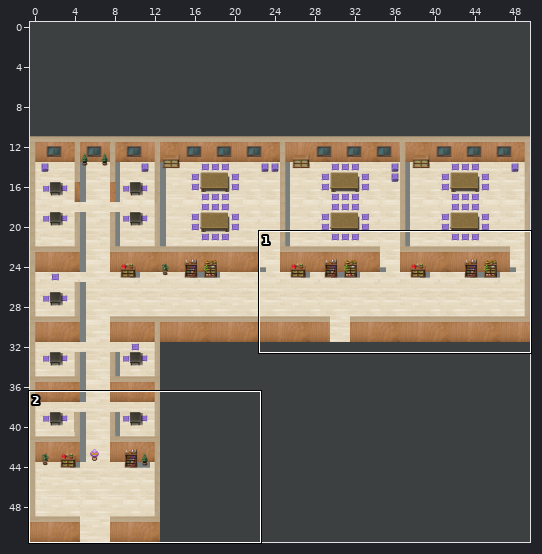
Tiled map (JSON), stored at public/map/inn.json. Above: a wide view before the commit, with the close-up outlined.
Close-up. First the earlier version:
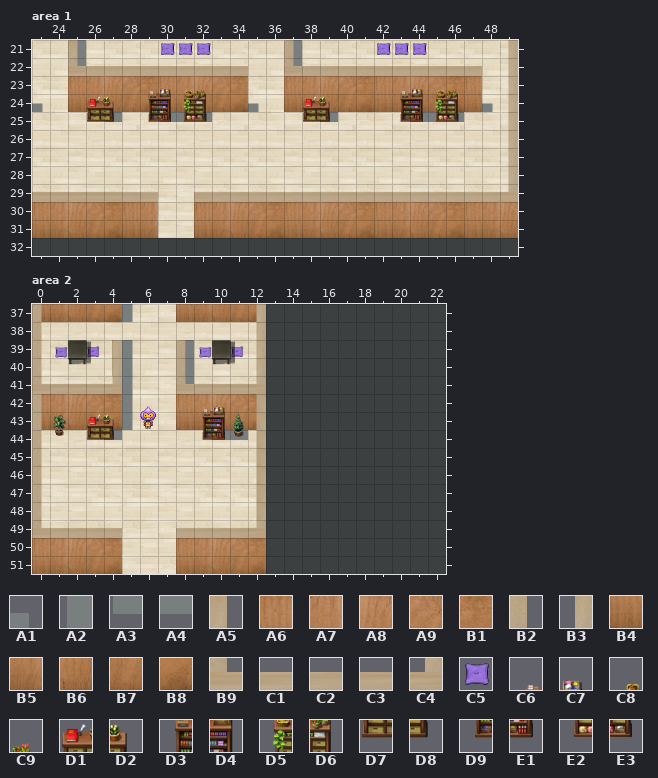
Cells are 32x32 px. Shown: area 1 x 23..49, y 21..32; area 2 x 0..22, y 37..51. The commit also changed other parts of the map, which this record leaves out.
Key: from "inn": A1 77, A2 95, A3 98, A4 99, A5 240, A6 272, A7 273, A8 274, A9 275, B1 276, B2 280, B3 284, B4 292, B5 293, B6 294, B7 295, B8 296, B9 300, C1 301, C2 302, C3 303, C4 304, C5 373, C6 394, C7 395, C8 396, C9 397, D1 412, D2 413, D3 414, D4 415, D5 416, D6 417, D7 432, D8 433, D9 434, E1 435, E2 436, E3 437.
__ is an empty cell.
Layers that did not change in this view are not listed.
Layer "shadow" before, area 1, first column x 23:
21 __ __ A2 __ __ __ __ __ __ __ __ __ __ __ A2 __ __ __ __ __ __ __ __ __ __ __ __
22 __ __ A2 __ __ __ __ __ __ __ __ __ __ __ A2 __ __ __ __ __ __ __ __ __ __ __ __
23 __ __ __ __ __ __ __ __ __ __ __ __ __ __ __ __ __ __ __ __ __ __ __ __ __ __ __
24 A1 __ __ __ __ __ __ __ __ __ __ __ A1 __ __ __ __ __ __ __ __ __ __ __ __ A1 __
25 __ __ __ __ A3 __ __ A3 A4 A4 __ __ __ __ __ __ A4 __ __ __ __ A4 A4 A4 __ __ __
26 __ __ __ __ __ __ __ __ __ __ __ __ __ __ __ __ __ __ __ __ __ __ __ __ __ __ __
27 __ __ __ __ __ __ __ __ __ __ __ __ __ __ __ __ __ __ __ __ __ __ __ __ __ __ __
28 __ __ __ __ __ __ __ __ __ __ __ __ __ __ __ __ __ __ __ __ __ __ __ __ __ __ __
29 __ __ __ __ __ __ __ __ __ __ __ __ __ __ __ __ __ __ __ __ __ __ __ __ __ __ __
30 __ __ __ __ __ __ __ __ __ __ __ __ __ __ __ __ __ __ __ __ __ __ __ __ __ __ __
31 __ __ __ __ __ __ __ __ __ __ __ __ __ __ __ __ __ __ __ __ __ __ __ __ __ __ __
32 __ __ __ __ __ __ __ __ __ __ __ __ __ __ __ __ __ __ __ __ __ __ __ __ __ __ __
Layer "wall_real" before, area 1, first column x 23:
21 __ __ __ __ __ __ __ __ __ __ __ __ __ __ __ __ __ __ __ __ __ __ __ __ __ __ __
22 __ __ __ __ __ __ __ __ __ __ __ __ __ __ __ __ __ __ __ __ __ __ __ __ __ __ __
23 __ __ A6 A7 A8 A9 B1 A6 A7 A8 A9 B1 __ __ A6 A7 A8 A9 B1 A6 A7 A8 A9 B1 A6 __ __
24 __ __ B4 B5 B6 B7 B8 B4 B5 B6 B7 B8 __ __ B4 B5 B6 B7 B8 B4 B5 B6 B7 B8 B4 __ __
25 __ __ __ __ __ __ __ __ __ __ __ __ __ __ __ __ __ __ __ __ __ __ __ __ __ __ __
26 __ __ __ __ __ __ __ __ __ __ __ __ __ __ __ __ __ __ __ __ __ __ __ __ __ __ __
27 __ __ __ __ __ __ __ __ __ __ __ __ __ __ __ __ __ __ __ __ __ __ __ __ __ __ __
28 __ __ __ __ __ __ __ __ __ __ __ __ __ __ __ __ __ __ __ __ __ __ __ __ __ __ __
29 __ __ __ __ __ __ __ __ __ __ __ __ __ __ __ __ __ __ __ __ __ __ __ __ __ __ __
30 A6 A7 A8 A9 B1 A6 A7 __ __ A6 A7 A8 A9 B1 A6 A7 A8 A9 B1 A6 A7 A8 A9 B1 A6 A7 A8
31 B4 B5 B6 B7 B8 B4 B5 __ __ B4 B5 B6 B7 B8 B4 B5 B6 B7 B8 B4 B5 B6 B7 B8 B4 B5 B6
32 __ __ __ __ __ __ __ __ __ __ __ __ __ __ __ __ __ __ __ __ __ __ __ __ __ __ __
Layer "furniture" before, area 1, first column x 23:
21 __ __ __ __ __ __ __ C5 C5 C5 __ __ __ __ __ __ __ __ __ C5 C5 C5 __ __ __ __ __
22 __ __ __ __ __ __ __ __ __ __ __ __ __ __ __ __ __ __ __ __ __ __ __ __ __ __ __
23 __ __ __ __ __ __ C6 C7 C8 C9 __ __ __ __ __ __ __ __ __ __ C6 C7 C8 C9 __ __ __
24 __ __ __ D1 D2 __ D3 D4 D5 D6 __ __ __ __ __ D1 D2 __ __ __ D3 D4 D5 D6 __ __ __
25 __ __ __ D7 D8 __ D9 E1 E2 E3 __ __ __ __ __ D7 D8 __ __ __ D9 E1 E2 E3 __ __ __
26 __ __ __ __ __ __ __ __ __ __ __ __ __ __ __ __ __ __ __ __ __ __ __ __ __ __ __
27 __ __ __ __ __ __ __ __ __ __ __ __ __ __ __ __ __ __ __ __ __ __ __ __ __ __ __
28 __ __ __ __ __ __ __ __ __ __ __ __ __ __ __ __ __ __ __ __ __ __ __ __ __ __ __
29 __ __ __ __ __ __ __ __ __ __ __ __ __ __ __ __ __ __ __ __ __ __ __ __ __ __ __
30 __ __ __ __ __ __ __ __ __ __ __ __ __ __ __ __ __ __ __ __ __ __ __ __ __ __ __
31 __ __ __ __ __ __ __ __ __ __ __ __ __ __ __ __ __ __ __ __ __ __ __ __ __ __ __
32 __ __ __ __ __ __ __ __ __ __ __ __ __ __ __ __ __ __ __ __ __ __ __ __ __ __ __
Layer "wall" before, area 1, first column x 23:
21 __ __ A5 __ __ __ __ __ __ __ __ __ __ __ B2 __ __ __ __ __ __ __ __ __ __ __ B3
22 __ __ B9 C2 C2 C2 C2 C2 C2 C2 C2 C2 __ __ B9 C2 C2 C2 C2 C2 C2 C2 C2 C2 C2 __ B3
23 __ __ __ __ __ __ __ __ __ __ __ __ __ __ __ __ __ __ __ __ __ __ __ __ __ __ B3
24 __ __ __ __ __ __ __ __ __ __ __ __ __ __ __ __ __ __ __ __ __ __ __ __ __ __ B3
25 __ __ __ __ __ __ __ __ __ __ __ __ __ __ __ __ __ __ __ __ __ __ __ __ __ __ B3
26 __ __ __ __ __ __ __ __ __ __ __ __ __ __ __ __ __ __ __ __ __ __ __ __ __ __ B3
27 __ __ __ __ __ __ __ __ __ __ __ __ __ __ __ __ __ __ __ __ __ __ __ __ __ __ B3
28 __ __ __ __ __ __ __ __ __ __ __ __ __ __ __ __ __ __ __ __ __ __ __ __ __ __ B3
29 C3 C3 C3 C3 C3 C2 C1 __ __ C1 C2 C2 C2 C2 C2 C2 C2 C2 C2 C2 C2 C2 C2 C2 C2 C2 C4
30 __ __ __ __ __ __ __ __ __ __ __ __ __ __ __ __ __ __ __ __ __ __ __ __ __ __ __
31 __ __ __ __ __ __ __ __ __ __ __ __ __ __ __ __ __ __ __ __ __ __ __ __ __ __ __
32 __ __ __ __ __ __ __ __ __ __ __ __ __ __ __ __ __ __ __ __ __ __ __ __ __ __ __
New version:
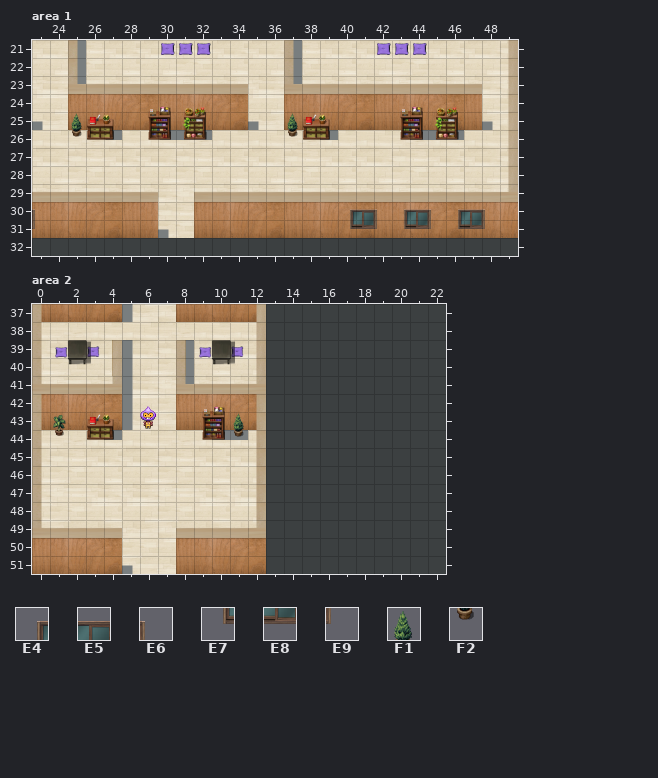
Further tiles: from "inn": E4 30, E5 31, E6 32, E7 50, E8 51, E9 52, F1 452, F2 472.
Change:
Layer "shadow", area 1:
y 23: x 25 __ -> A2; x 37 __ -> A2
y 24: x 23 A1 -> __; x 35 A1 -> __; x 48 A1 -> __
y 25: x 23 __ -> A1; x 27 A3 -> __; x 30..32 A3 A4 A4 -> __ __ __; x 35 __ -> A1; x 39 A4 -> __; x 44..46 A4 A4 A4 -> __ __ __; x 48 __ -> A1
y 26: x 27 __ -> A3; x 30..32 __ __ __ -> A3 A4 A4; x 39 __ -> A4; x 44..46 __ __ __ -> A4 A4 A4
y 31: x 30 __ -> A1
Layer "wall_real", area 1:
y 23: x 25..34 A6 A7 A8 A9 B1 A6 A7 A8 A9 B1 -> __ __ __ __ __ __ __ __ __ __; x 37..47 A6 A7 A8 A9 B1 A6 A7 A8 A9 B1 A6 -> __ __ __ __ __ __ __ __ __ __ __
y 24: x 25..34 B4 B5 B6 B7 B8 B4 B5 B6 B7 B8 -> A6 A7 A8 A9 B1 A6 A7 A8 A9 B1; x 37..47 B4 B5 B6 B7 B8 B4 B5 B6 B7 B8 B4 -> A6 A7 A8 A9 B1 A6 A7 A8 A9 B1 A6
y 25: x 25..34 __ __ __ __ __ __ __ __ __ __ -> B4 B5 B6 B7 B8 B4 B5 B6 B7 B8; x 37..47 __ __ __ __ __ __ __ __ __ __ __ -> B4 B5 B6 B7 B8 B4 B5 B6 B7 B8 B4
Layer "furniture", area 1:
y 23: x 29..32 C6 C7 C8 C9 -> __ __ __ __; x 43..46 C6 C7 C8 C9 -> __ __ __ __
y 24: x 26..27 D1 D2 -> __ __; x 29..32 D3 D4 D5 D6 -> C6 C7 C8 C9; x 38..39 D1 D2 -> __ __; x 43..46 D3 D4 D5 D6 -> C6 C7 C8 C9
y 25: x 25..27 __ D7 D8 -> F1 D1 D2; x 29..32 D9 E1 E2 E3 -> D3 D4 D5 D6; x 37..39 __ D7 D8 -> F1 D1 D2; x 43..46 D9 E1 E2 E3 -> D3 D4 D5 D6
y 26: x 25..27 __ __ __ -> F2 D7 D8; x 29..32 __ __ __ __ -> D9 E1 E2 E3; x 37..39 __ __ __ -> F2 D7 D8; x 43..46 __ __ __ __ -> D9 E1 E2 E3
Layer "wall", area 1:
y 22: x 25..34 B9 C2 C2 C2 C2 C2 C2 C2 C2 C2 -> A5 __ __ __ __ __ __ __ __ __; x 37..47 B9 C2 C2 C2 C2 C2 C2 C2 C2 C2 C2 -> B2 __ __ __ __ __ __ __ __ __ __
y 23: x 25..34 __ __ __ __ __ __ __ __ __ __ -> B9 C2 C2 C2 C2 C2 C2 C2 C2 C2; x 37..47 __ __ __ __ __ __ __ __ __ __ __ -> B9 C2 C2 C2 C2 C2 C2 C2 C2 C2 C2
y 30: x 23 __ -> E6; x 40..48 __ __ __ __ __ __ __ __ __ -> E4 E5 E6 E4 E5 E6 E4 E5 E6
y 31: x 23 __ -> E9; x 40..48 __ __ __ __ __ __ __ __ __ -> E7 E8 E9 E7 E8 E9 E7 E8 E9
Layer "shadow", area 2:
y 51: x 5 __ -> A1
Where, in picture pixels (left, top, right, bottom), the same in both close-ups:
changed: (68, 58, 259, 140)
changed: (284, 60, 493, 140)
changed: (32, 103, 43, 130)
added: (32, 209, 35, 229)
added: (350, 209, 485, 229)
added: (158, 229, 169, 238)
added: (122, 565, 133, 574)
